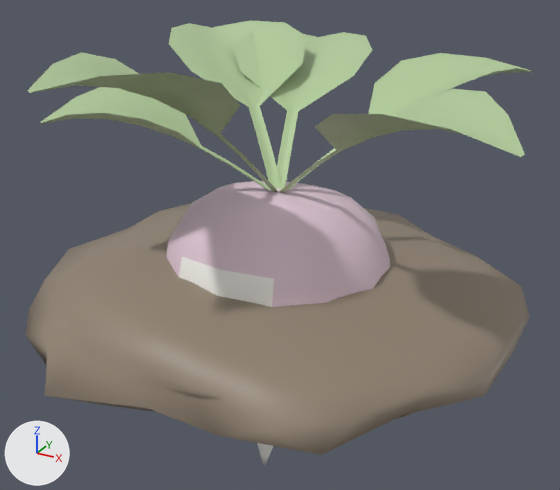
The FBX model Assets/Art/Models/RainTurnip/RainTurnip_Node_A.fbx: old version first, new version second.
One viewpoint serves both versions: a camera (50 mm lens) standing at (0.407, -0.736, 0.434) and looking at (-0.002, 0.009, 0.062). Every picture has the same lights, and +X, +Y and +Z are marked at lower left. The picture after the commit comes second. Where no turn or scale is listed for an object, it has been applied to the vertices. Vertices at exactly the same position are counted once.

The older version as bpy lines, for what is in view:
```python
me_rainturnip_node_a = bpy.data.meshes.new('RainTurnip_Node_A')
me_rainturnip_node_a.from_pydata(...)  # 555 vertices, 652 faces; spans x -0.288..0.29, y -0.293..0.29, z -0.234..0.306
# faces by material slot: [76, 64, 192, 320]
me_rainturnip_node_a.materials.append(mat_rainturnip_root)  # white #f6f3ef
me_rainturnip_node_a.materials.append(mat_rainturnip_top)  # pale pink #e5cbda
me_rainturnip_node_a.materials.append(mat_rainturnip_leaf)  # green #b3cb9b
me_rainturnip_node_a.materials.append(mat_rainturnip_soil)  # brown #958676
ob_rainturnip_node_a = bpy.data.objects.new('RainTurnip_Node_A', me_rainturnip_node_a)
ob_rainturnip_node_a.location = (0.0, 0.0, 0.0)
```
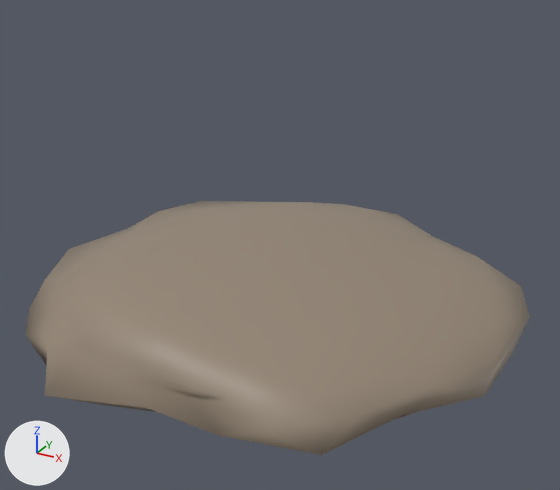
What differs and where, as boxes (x1, y1, x2, y2) in the pictures (560 x 490 px):
'RainTurnip_Node_A', reshaped (43% shorter): before (26, 20, 535, 466); after (26, 201, 530, 455)
part 1 of me_rainturnip_node_a, deleted (green): before (27, 20, 535, 192)
part 2 of me_rainturnip_node_a, deleted: before (166, 181, 390, 466)

Patch to the scene script:
```diff
--- a/Assets/Art/Models/RainTurnip/RainTurnip_Node_A.fbx.py
+++ b/Assets/Art/Models/RainTurnip/RainTurnip_Node_A.fbx.py
@@ me_rainturnip_node_a @@
 # used by ob_rainturnip_node_a; location = (0.0, 0.0, 0.0)
-me_rainturnip_node_a.from_pydata(...)  # 555 vertices, 652 faces; spans x -0.288..0.29, y -0.293..0.29, z -0.234..0.306
-me_rainturnip_node_a.materials.append(mat_rainturnip_root)  # white #f6f3ef
-me_rainturnip_node_a.materials.append(mat_rainturnip_top)  # pale pink #e5cbda
-me_rainturnip_node_a.materials.append(mat_rainturnip_leaf)  # green #b3cb9b
+me_rainturnip_node_a.from_pydata(...)  # 162 vertices, 320 faces; spans x -0.288..0.282, y -0.293..0.29, z -0.007..0.065
+# me_rainturnip_node_a part 1: the loose piece of 265 vertices spanning x -0.209..0.29, y -0.278..0.26, z 0.126..0.306 is deleted
+# me_rainturnip_node_a part 2: the loose piece of 128 vertices spanning x -0.134..0.135, y -0.135..0.137, z -0.234..0.137 is deleted
 me_rainturnip_node_a.materials.append(mat_rainturnip_soil)
```
